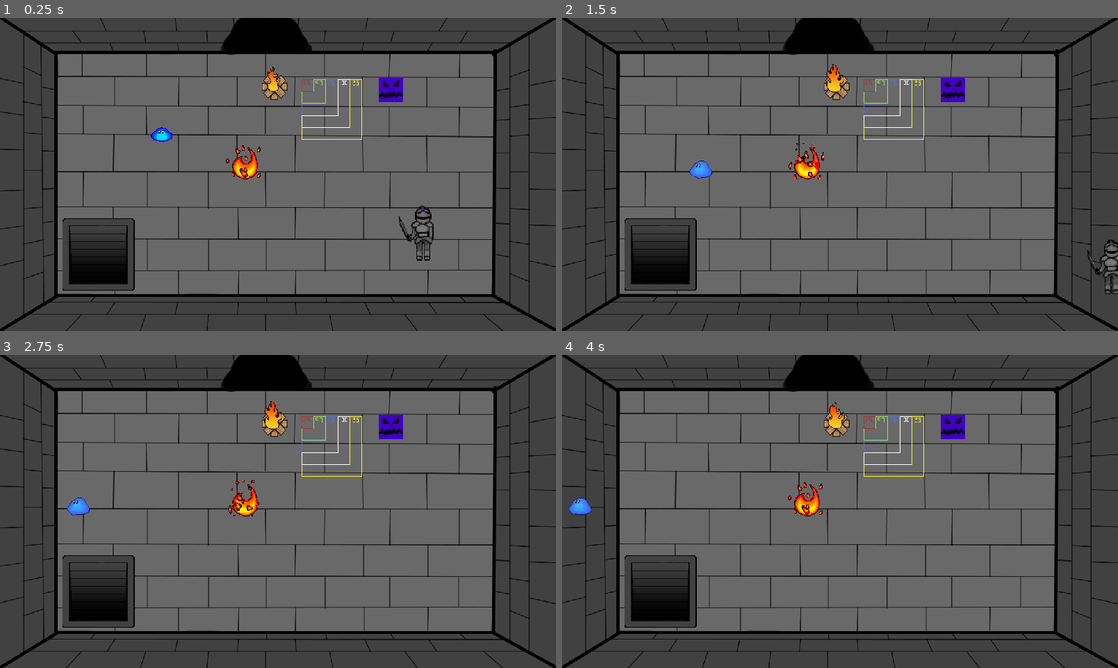
Above: before the commit, frames 1-4 (two rows, left to right).
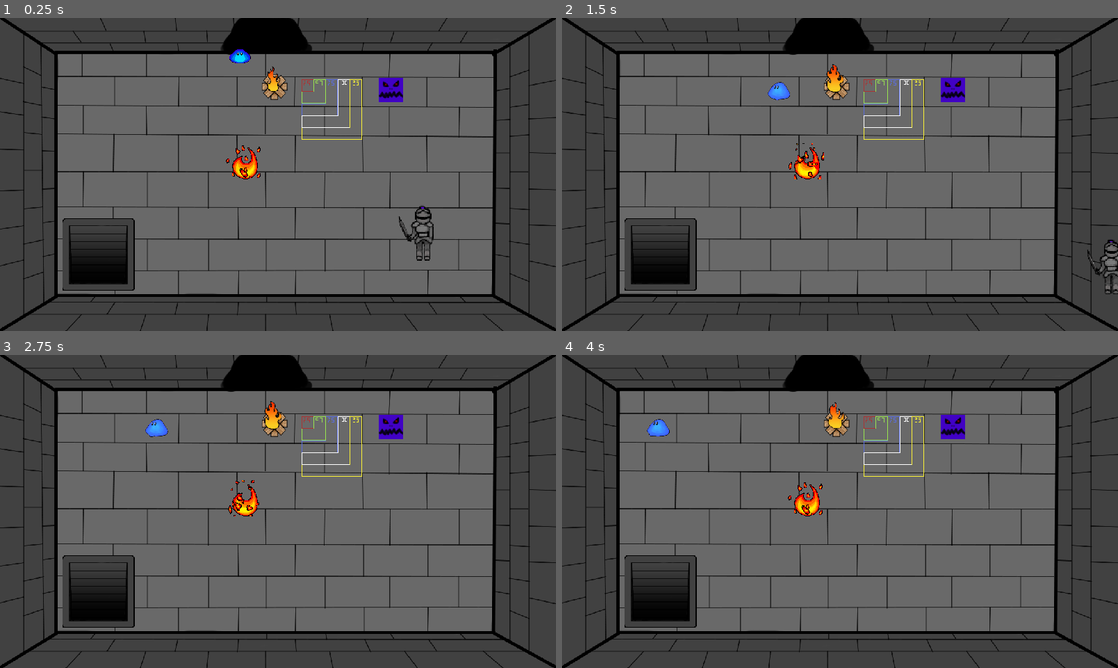
Above: after the commit, the same moments.

Repository: Damian-Wilding/DUNGEON_TIME
Game: Godot game, scene res://Test_Scene.tscn
The game is run twice, just before and just after one commit, with the same random seed, the same clock (stepped at 60 frames per second) and the same inputs. The project has no main scene, so this scene is started directly.
Inputs:
- Up to frame 1 (0.25 s): no input
- Up to frame 2 (1.5 s): hold Right (move_right) 0.53-1.28 s; hold Space (attack) 0.53-1.28 s; hold Down (move_down) from 1.28 s (still down); tap Space (attack) at 1.35 s
- Up to frame 3 (2.75 s): release Down (move_down) at 2.03 s; hold Right (move_right) from 2.03 s (still down); hold Space (attack) from 2.03 s (still down)
- Up to frame 4 (4 s): release Right (move_right) at 2.78 s; release Space (attack) at 2.78 s; hold Up (move_up) 2.78-3.53 s; tap Space (attack) at 2.85 s; hold Left (move_left) from 3.53 s (still down); hold Space (attack) from 3.53 s (still down)

The runs differ from the first frame. In frame 1, 0.3% of the frame differs, in the area x 27-46%, y 10-40%; in frame 2, 0.3%; in frame 3, 0.3%, in the area x 12-31%, y 20-52%; in frame 4, 0.3%.

Commit message:
slimes cant leave the play area now
yeah

Diff:
--- a/Slime.gd
+++ b/Slime.gd
@@ -5,34 +5,69 @@
 @export var seconds_to_idle = 1
 @export var seconds_to_move = 1
 @export var is_idle = false
+@export var can_leave_room = false
+@export var max_x = 0
+@export var max_y = 0
+@export var min_x = 0
+@export var min_y = 0
+var x_position
+var y_position
+var x_max
+var x_min
+var y_max
+var y_min
 
 
 # Called when the node enters the scene tree for the first time.
 func _ready():
 	# Start the enemy's idle timer.
 	$IdleTimer.start()
+	# Play the enemies idle animation.
+	$AnimatedSprite2D.play("idle")
+	# Set the enemy's boundaries if they have them.
+	if can_leave_room == false:
+		x_position = get_position().x
+		y_position = get_position().y
+		# Set the border for the enemy. (This makes it so they don't go through doors or on the top wall.)
+		if  x_position > 0:
+			x_max = (x_position + (1152 - (fmod(x_position, 1152)))) - 150
+			x_min = (x_position - fmod(x_position, 1152)) + 116
+		else:
+			x_max = (x_position - fmod(x_position, -1152)) - 150
+			x_min = ((x_position - ((fmod(x_position, -1152)))) - 1152) + 116
+		if y_position > 0:
+			y_max = (y_position + (648 - (fmod(y_position, 648)))) - 100
+			y_min = (y_position - fmod(y_position, 648)) + 69
+		else:
+			y_max = (y_position - fmod(y_position, -648)) - 100
+			y_min = ((y_position - ((fmod(y_position, -648)))) - 648) + 69
 
 
 # Called every frame. 'delta' is the elapsed time since the previous frame.
 func _process(delta):
+	# Sets the velocity to be zero from the last time.
 	velocity = Vector2.ZERO
+	# Check to see if the enemy is idle. If it's not then he should be moving.
 	if is_idle == false:
-		if  random_direction == 1:
+		# Check what direction the enemy is going to go and make it go that direction.
+		# Also check to make sure the enemy is in bounds. If it's out of bounds, it won't go in that direction anymore until it's back in bouds.
+		if  random_direction == 1 and get_position().y > y_min:
 			$AnimatedSprite2D.play("up")
 			velocity = Vector2(0, -1)
-		if  random_direction == 2:
+		if  random_direction == 2 and get_position().x > x_min:
 			velocity = Vector2(-1, 0)
 			$AnimatedSprite2D.flip_h = false
 			$AnimatedSprite2D.play("left")
-		if  random_direction == 3:
+		if  random_direction == 3 and get_position().x < x_max:
 			velocity = Vector2(1, 0)
 			$AnimatedSprite2D.flip_h = true
 			$AnimatedSprite2D.play("left")
-		if  random_direction == 4:
+		if  random_direction == 4 and get_position().y < y_max:
 			velocity = Vector2(0, 1)
 			$AnimatedSprite2D.play("down")
 
 
+		# Updates the position of the enemy.
 		velocity = velocity * speed
 		move_and_collide(velocity * delta)
 
@@ -47,6 +82,8 @@
 	$IdleTimer.wait_time = seconds_to_idle
 	# Start the idle timer.
 	$IdleTimer.start()
+	# Play the idle animation.
+	$AnimatedSprite2D.play("idle")
 
 
 # This is called when the ememy's idle timer finishes.
--- a/Test_Scene.tscn
+++ b/Test_Scene.tscn
@@ -47,7 +47,7 @@
 position = Vector2(449, 27)
 
 [node name="Slime" parent="." instance=ExtResource("7_epohg")]
-position = Vector2(184, 100)
+position = Vector2(499, 40)
 
 [node name="SizeReferences" type="Sprite2D" parent="."]
 position = Vector2(690, 192)
--- a/main_2.tscn
+++ b/main_2.tscn
@@ -6,6 +6,7 @@
 [ext_resource type="PackedScene" uid="uid://blol4lgjo3fsx" path="res://campfire.tscn" id="3_ur330"]
 [ext_resource type="PackedScene" uid="uid://ckpobs07afjln" path="res://stairs.tscn" id="4_sroaa"]
 [ext_resource type="PackedScene" uid="uid://bx43digskdenw" path="res://slime.tscn" id="5_o1bkj"]
+[ext_resource type="Texture2D" uid="uid://dk1h3pbv2pdfo" path="res://assets/sprites/test_sprites/size_references.png" id="7_fbq8e"]
 
 [sub_resource type="RectangleShape2D" id="RectangleShape2D_r60sc"]
 size = Vector2(5745, 61)
@@ -1047,6 +1048,11 @@
 
 [node name="Camera2D" type="Camera2D" parent="."]
 position = Vector2(576, 324)
+
+[node name="Sprite2D" type="Sprite2D" parent="."]
+position = Vector2(1027, 523)
+texture = ExtResource("7_fbq8e")
+centered = false
 
 [connection signal="body_entered" from="FirstFloor/UpperDoors" to="FirstFloor" method="_on_upper_doors_body_entered"]
 [connection signal="body_entered" from="FirstFloor/RightDoors" to="FirstFloor" method="_on_right_doors_body_entered"]
--- a/slime.tscn
+++ b/slime.tscn
@@ -9,6 +9,7 @@
 [ext_resource type="Texture2D" uid="uid://xv4p2225jseo" path="res://assets/sprites/test_sprites/slime/SlimeF6.png" id="7_fucp8"]
 [ext_resource type="Texture2D" uid="uid://dey2snkr4dygr" path="res://assets/sprites/test_sprites/slime/SlimeF7.png" id="8_l75ga"]
 [ext_resource type="Texture2D" uid="uid://t4f6ya64w8eq" path="res://assets/sprites/test_sprites/slime/SlimeL1.png" id="9_0gwtl"]
+[ext_resource type="Texture2D" uid="uid://dc62luecf736u" path="res://assets/sprites/test_sprites/slime/idle/slime_idle.png" id="9_4faef"]
 [ext_resource type="Texture2D" uid="uid://dr65ujhqkaoch" path="res://assets/sprites/test_sprites/slime/SlimeL2.png" id="10_0bh53"]
 [ext_resource type="Texture2D" uid="uid://c78bdq1jxy3t8" path="res://assets/sprites/test_sprites/slime/SlimeL3.png" id="11_gbuk0"]
 [ext_resource type="Texture2D" uid="uid://e123jcrtv7lq" path="res://assets/sprites/test_sprites/slime/SlimeL4.png" id="12_gvica"]
@@ -23,6 +24,130 @@
 [ext_resource type="Texture2D" uid="uid://bamgxbhxmx4wr" path="res://assets/sprites/test_sprites/slime/SlimeU6.png" id="21_57yw6"]
 [ext_resource type="Texture2D" uid="uid://dtlx8efssyaqo" path="res://assets/sprites/test_sprites/slime/SlimeU7.png" id="22_rc6ua"]
 
+[sub_resource type="AtlasTexture" id="AtlasTexture_q7bfl"]
+atlas = ExtResource("9_4faef")
+region = Rect2(0, 0, 256, 256)
+
+[sub_resource type="AtlasTexture" id="AtlasTexture_iqb5w"]
+atlas = ExtResource("9_4faef")
+region = Rect2(256, 0, 256, 256)
+
+[sub_resource type="AtlasTexture" id="AtlasTexture_5pqr8"]
+atlas = ExtResource("9_4faef")
+region = Rect2(512, 0, 256, 256)
+
+[sub_resource type="AtlasTexture" id="AtlasTexture_be24b"]
+atlas = ExtResource("9_4faef")
+region = Rect2(768, 0, 256, 256)
+
+[sub_resource type="AtlasTexture" id="AtlasTexture_j5an7"]
+atlas = ExtResource("9_4faef")
+region = Rect2(1024, 0, 256, 256)
+
+[sub_resource type="AtlasTexture" id="AtlasTexture_eja44"]
+atlas = ExtResource("9_4faef")
+region = Rect2(1280, 0, 256, 256)
+
+[sub_resource type="AtlasTexture" id="AtlasTexture_iibx6"]
+atlas = ExtResource("9_4faef")
+region = Rect2(1536, 0, 256, 256)
+
+[sub_resource type="AtlasTexture" id="AtlasTexture_l802b"]
+atlas = ExtResource("9_4faef")
+region = Rect2(1792, 0, 256, 256)
+
+[sub_resource type="AtlasTexture" id="AtlasTexture_7ob7u"]
+atlas = ExtResource("9_4faef")
+region = Rect2(0, 256, 256, 256)
+
+[sub_resource type="AtlasTexture" id="AtlasTexture_3hgvi"]
+atlas = ExtResource("9_4faef")
+region = Rect2(256, 256, 256, 256)
+
+[sub_resource type="AtlasTexture" id="AtlasTexture_6jojg"]
+atlas = ExtResource("9_4faef")
+region = Rect2(512, 256, 256, 256)
+
+[sub_resource type="AtlasTexture" id="AtlasTexture_vn3ra"]
+atlas = ExtResource("9_4faef")
+region = Rect2(768, 256, 256, 256)
+
+[sub_resource type="AtlasTexture" id="AtlasTexture_6biov"]
+atlas = ExtResource("9_4faef")
+region = Rect2(1024, 256, 256, 256)
+
+[sub_resource type="AtlasTexture" id="AtlasTexture_7v2rl"]
+atlas = ExtResource("9_4faef")
+region = Rect2(1280, 256, 256, 256)
+
+[sub_resource type="AtlasTexture" id="AtlasTexture_quqbb"]
+atlas = ExtResource("9_4faef")
+region = Rect2(1536, 256, 256, 256)
+
+[sub_resource type="AtlasTexture" id="AtlasTexture_cxpwa"]
+atlas = ExtResource("9_4faef")
+region = Rect2(1792, 256, 256, 256)
+
+[sub_resource type="AtlasTexture" id="AtlasTexture_f5q2s"]
+atlas = ExtResource("9_4faef")
+region = Rect2(0, 512, 256, 256)
+
+[sub_resource type="AtlasTexture" id="AtlasTexture_fqniw"]
+atlas = ExtResource("9_4faef")
+region = Rect2(256, 512, 256, 256)
+
+[sub_resource type="AtlasTexture" id="AtlasTexture_30cwc"]
+atlas = ExtResource("9_4faef")
+region = Rect2(512, 512, 256, 256)
+
+[sub_resource type="AtlasTexture" id="AtlasTexture_jdca2"]
+atlas = ExtResource("9_4faef")
+region = Rect2(768, 512, 256, 256)
+
+[sub_resource type="AtlasTexture" id="AtlasTexture_pl52q"]
+atlas = ExtResource("9_4faef")
+region = Rect2(1024, 512, 256, 256)
+
+[sub_resource type="AtlasTexture" id="AtlasTexture_av1nh"]
+atlas = ExtResource("9_4faef")
+region = Rect2(1280, 512, 256, 256)
+
+[sub_resource type="AtlasTexture" id="AtlasTexture_mq7ti"]
+atlas = ExtResource("9_4faef")
+region = Rect2(1536, 512, 256, 256)
+
+[sub_resource type="AtlasTexture" id="AtlasTexture_fdvc7"]
+atlas = ExtResource("9_4faef")
+region = Rect2(1792, 512, 256, 256)
+
+[sub_resource type="AtlasTexture" id="AtlasTexture_o854k"]
+atlas = ExtResource("9_4faef")
+region = Rect2(0, 768, 256, 256)
+
+[sub_resource type="AtlasTexture" id="AtlasTexture_8fsh0"]
+atlas = ExtResource("9_4faef")
+region = Rect2(256, 768, 256, 256)
+
+[sub_resource type="AtlasTexture" id="AtlasTexture_pml5w"]
+atlas = ExtResource("9_4faef")
+region = Rect2(512, 768, 256, 256)
+
+[sub_resource type="AtlasTexture" id="AtlasTexture_iw18h"]
+atlas = ExtResource("9_4faef")
+region = Rect2(768, 768, 256, 256)
+
+[sub_resource type="AtlasTexture" id="AtlasTexture_aliyq"]
+atlas = ExtResource("9_4faef")
+region = Rect2(1024, 768, 256, 256)
+
+[sub_resource type="AtlasTexture" id="AtlasTexture_ok2e2"]
+atlas = ExtResource("9_4faef")
+region = Rect2(1280, 768, 256, 256)
+
+[sub_resource type="AtlasTexture" id="AtlasTexture_v45ys"]
+atlas = ExtResource("9_4faef")
+region = Rect2(1536, 768, 256, 256)
+
 [sub_resource type="SpriteFrames" id="SpriteFrames_0bqnj"]
 animations = [{
 "frames": [{
@@ -50,6 +175,104 @@
 "loop": true,
 "name": &"down",
 "speed": 7.0
+}, {
+"frames": [{
+"duration": 1.0,
+"texture": SubResource("AtlasTexture_q7bfl")
+}, {
+"duration": 1.0,
+"texture": SubResource("AtlasTexture_iqb5w")
+}, {
+"duration": 1.0,
+"texture": SubResource("AtlasTexture_5pqr8")
+}, {
+"duration": 1.0,
+"texture": SubResource("AtlasTexture_be24b")
+}, {
+"duration": 1.0,
+"texture": SubResource("AtlasTexture_j5an7")
+}, {
+"duration": 1.0,
+"texture": SubResource("AtlasTexture_eja44")
+}, {
+"duration": 1.0,
+"texture": SubResource("AtlasTexture_iibx6")
+}, {
+"duration": 1.0,
+"texture": SubResource("AtlasTexture_l802b")
+}, {
+"duration": 1.0,
+"texture": SubResource("AtlasTexture_7ob7u")
+}, {
+"duration": 1.0,
+"texture": SubResource("AtlasTexture_3hgvi")
+}, {
+"duration": 1.0,
+"texture": SubResource("AtlasTexture_6jojg")
+}, {
+"duration": 1.0,
+"texture": SubResource("AtlasTexture_vn3ra")
+}, {
+"duration": 1.0,
+"texture": SubResource("AtlasTexture_6biov")
+}, {
+"duration": 1.0,
+"texture": SubResource("AtlasTexture_7v2rl")
+}, {
+"duration": 1.0,
+"texture": SubResource("AtlasTexture_quqbb")
+}, {
+"duration": 1.0,
+"texture": SubResource("AtlasTexture_cxpwa")
+}, {
+"duration": 1.0,
+"texture": SubResource("AtlasTexture_f5q2s")
+}, {
+"duration": 1.0,
+"texture": SubResource("AtlasTexture_fqniw")
+}, {
+"duration": 1.0,
+"texture": SubResource("AtlasTexture_30cwc")
+}, {
+"duration": 1.0,
+"texture": SubResource("AtlasTexture_jdca2")
+}, {
+"duration": 1.0,
+"texture": SubResource("AtlasTexture_pl52q")
+}, {
+"duration": 1.0,
+"texture": SubResource("AtlasTexture_av1nh")
+}, {
+"duration": 1.0,
+"texture": SubResource("AtlasTexture_mq7ti")
+}, {
+"duration": 1.0,
+"texture": SubResource("AtlasTexture_fdvc7")
+}, {
+"duration": 1.0,
+"texture": SubResource("AtlasTexture_o854k")
+}, {
+"duration": 1.0,
+"texture": SubResource("AtlasTexture_8fsh0")
+}, {
+"duration": 1.0,
+"texture": SubResource("AtlasTexture_pml5w")
+}, {
+"duration": 1.0,
+"texture": SubResource("AtlasTexture_iw18h")
+}, {
+"duration": 1.0,
+"texture": SubResource("AtlasTexture_aliyq")
+}, {
+"duration": 1.0,
+"texture": SubResource("AtlasTexture_ok2e2")
+}, {
+"duration": 1.0,
+"texture": SubResource("AtlasTexture_v45ys")
+}],
+"loop": true,
+"name": &"idle",
+"speed": 30.0
 }, {
 "frames": [{
 "duration": 1.0,
@@ -105,28 +328,28 @@
 }]
 
 [sub_resource type="CapsuleShape2D" id="CapsuleShape2D_4l0rk"]
-radius = 16.0
+radius = 10.9999
 height = 38.0
 
 [sub_resource type="CapsuleShape2D" id="CapsuleShape2D_70fm7"]
-radius = 16.0
+radius = 10.9999
 height = 38.0
 
 [node name="Slime" type="CharacterBody2D" groups=["Enemy"]]
-position = Vector2(540, 289)
+position = Vector2(456, 305)
 script = ExtResource("1_uqvb6")
 metadata/_edit_group_ = true
 
 [node name="AnimatedSprite2D" type="AnimatedSprite2D" parent="."]
-position = Vector2(153, 115)
+position = Vector2(0, 13)
 scale = Vector2(0.5, 0.5)
 sprite_frames = SubResource("SpriteFrames_0bqnj")
-animation = &"up"
+animation = &"idle"
 
 [node name="CollisionShape2D" type="CollisionShape2D" parent="."]
 light_mask = 8
 visibility_layer = 16
-position = Vector2(154, 115)
+position = Vector2(0, -1)
 rotation = 1.5708
 shape = SubResource("CapsuleShape2D_4l0rk")
 
@@ -137,11 +360,11 @@
 one_shot = true
 
 [node name="SlimeHitboxParent" type="Area2D" parent="." groups=["Enemy"]]
+position = Vector2(0, -1)
 
 [node name="CollisionShape2D2" type="CollisionShape2D" parent="SlimeHitboxParent"]
 light_mask = 64
 visibility_layer = 131
-position = Vector2(154, 115)
 rotation = 1.5708
 shape = SubResource("CapsuleShape2D_70fm7")
 
Binary file changed: assets/sprites/test_sprites/slime/SlimeF1.ase
Binary file changed: assets/sprites/test_sprites/slime/SlimeF1.png
Binary file changed: assets/sprites/test_sprites/slime/SlimeF2.png
Binary file added: assets/sprites/test_sprites/slime/SlimeF21.png
Not shown, added: assets/sprites/test_sprites/slime/SlimeF21.png.import
Binary file added: assets/sprites/test_sprites/slime/SlimeF22.png
Not shown, added: assets/sprites/test_sprites/slime/SlimeF22.png.import
Binary file added: assets/sprites/test_sprites/slime/SlimeF23.png
Not shown, added: assets/sprites/test_sprites/slime/SlimeF23.png.import
Binary file added: assets/sprites/test_sprites/slime/SlimeF24.png
Not shown, added: assets/sprites/test_sprites/slime/SlimeF24.png.import
Binary file added: assets/sprites/test_sprites/slime/SlimeF25.png
(and 22 more such lines)
